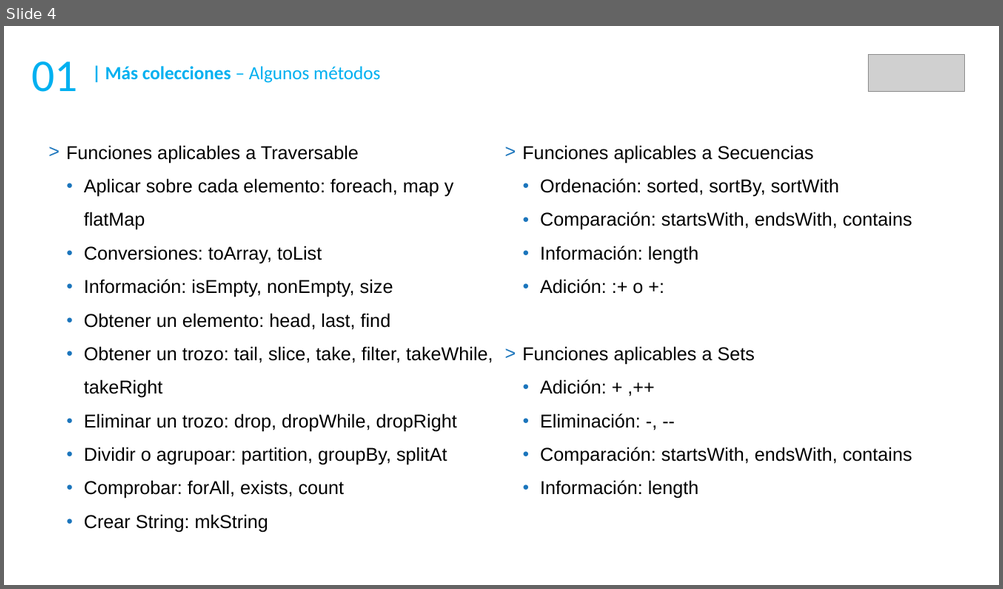
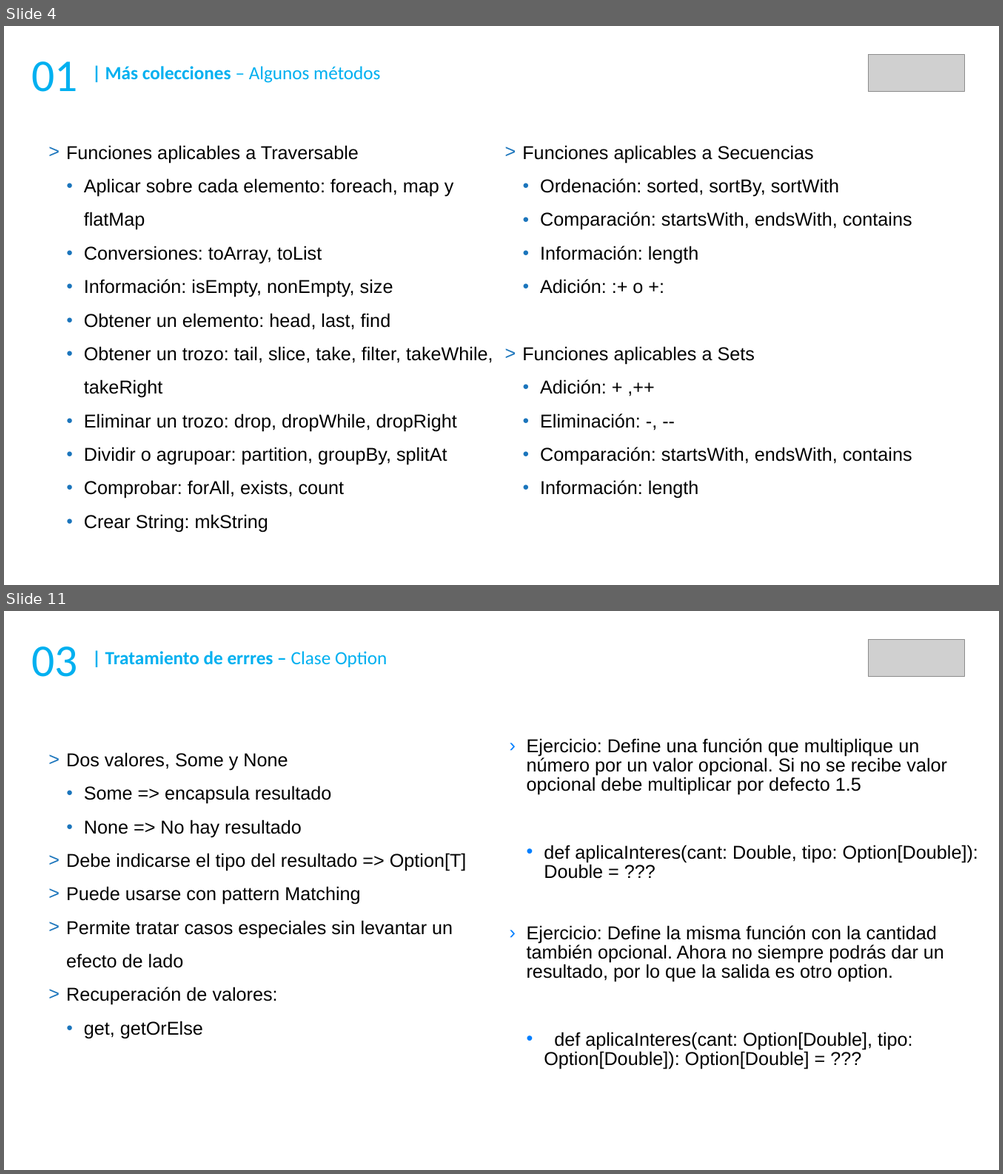
Before and after one commit to DaniGCaff/cursoScalaMay18, a slide deck: guiones/dia2.odp. Shown one above the other, each under a label of ours: slide 4 before the commit, slides 4 and 11 after it; the slides between them are not shown. The pictures are 1003x589 and 1003x1174 pixels, drawn with LibreOffice and Linux fonts; fonts in the diff are those of the drawing; grey boxes stand for pictures. Boxes give left, top, right and bottom in pixels: in the first picture for what was removed or moved away, otherwise in the second. Text is boxed around its words. In the diff, an @@ line names an element or a change of style, - is before the commit and + after.

```diff
--- a/guiones/dia2.odp
+++ b/guiones/dia2.odp
@@ slide 11 added at (4,611,999,1170), background #FFFFFF @@
@@ text added at (32,647,78,677), 44 pt, text #00B0F0 @@
+03
@@ text added at (105,651,387,667), 18 pt, text #00B0F0, bold @@
+| Tratamiento de errres – Clase Option
@@ picture added at (868,639,965,677) @@
@@ text added at (526,738,978,1069), 18 pt, text #000000 @@
+› Ejercicio: Define una función que multiplique un número por un valor opcional. Si no se recibe valor opcional debe multiplicar por defecto 1.5
+  • def aplicaInteres(cant: Double, tipo: Option[Double]): Double = ???
+› Ejercicio: Define la misma función con la cantidad también opcional. Ahora no siempre podrás dar un resultado, por lo que la salida es otro option.
+  • def aplicaInteres(cant: Option[Double], tipo: Option[Double]): Option[Double] = ???
@@ text added at (66,752,466,1039), 18 pt, text #000000 @@
+> Dos valores, Some y None
+  ● Some => encapsula resultado
+  ● None => No hay resultado
+> Debe indicarse el tipo del resultado => Option[T]
+> Puede usarse con pattern Matching
+> Permite tratar casos especiales sin levantar un efecto de lado
+> Recuperación de valores:
+  ● get, getOrElse
```
Also in this commit, not shown: 2 slides changed, 13 other slides added, 19 slides removed, 8 other files.
